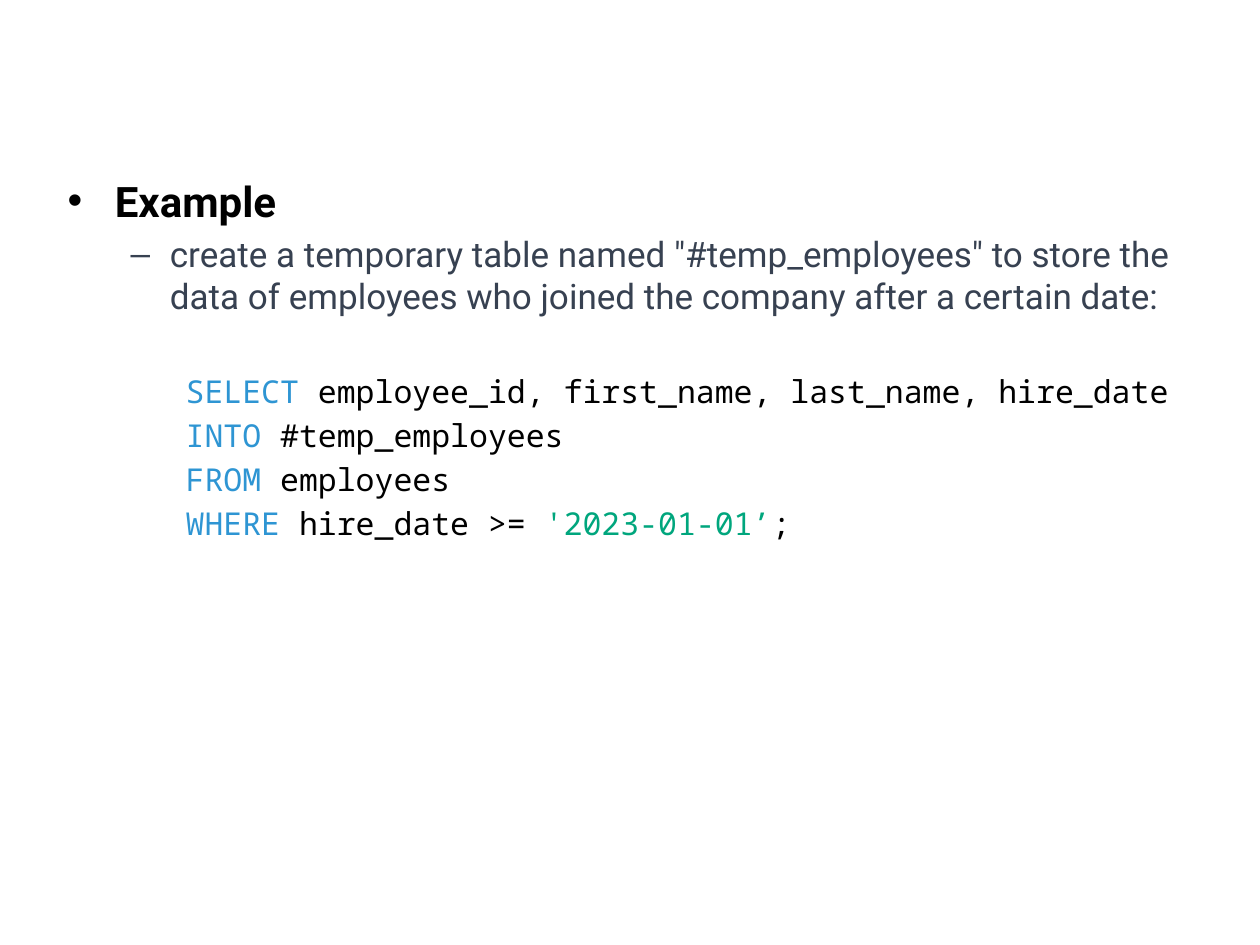
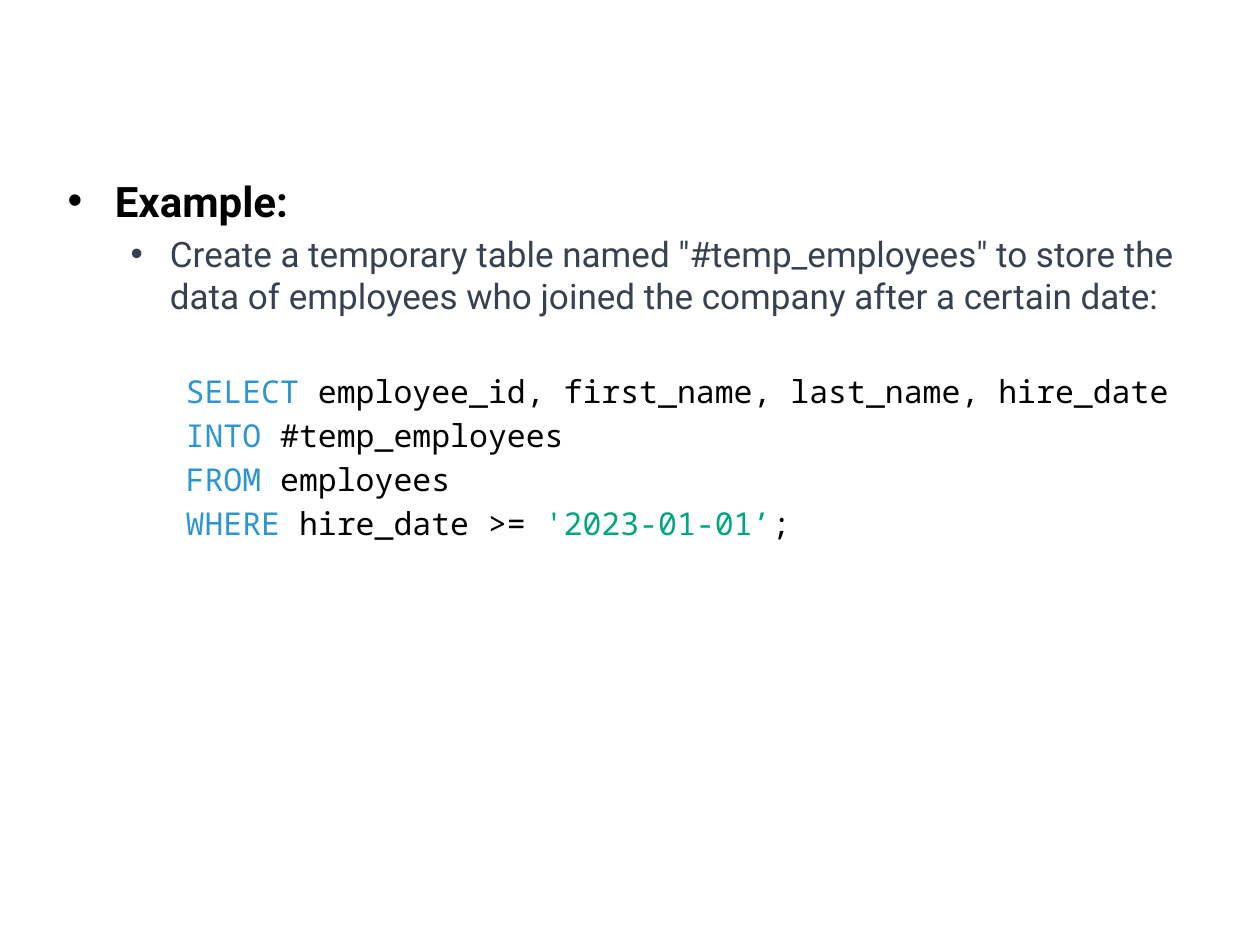
Before and after one commit to a099954/ABC-Program, a slide deck: slide 17 of SQL/Day 5 Temp Tables/Temp Tables SQL.pptx (slide 9 before the commit). Drawn at 1260x945 pixels with LibreOffice and Linux fonts; fonts in the diff are those of the drawing; background and template pictures are left out. Boxes give left, top, right and bottom in pixels: in the first picture for what was removed or moved away, otherwise in the second. Text is boxed around its words. In the diff, an @@ line names an element or a change of style, - is before the commit and + after.

```diff
--- a/SQL/Day 5 Temp Tables/Temp Tables SQL.pptx
+++ b/SQL/Day 5 Temp Tables/Temp Tables SQL.pptx
@@ text at (115, 185, 1173, 317): text changed @@
-• Example
-  – create a temporary table named "#temp_employees" to store the data of employees who joined the company after a certain date:
+• Example:
+  • Create a temporary table named "#temp_employees" to store the data of employees who joined the company after a certain date:
```
Also in this commit, not shown: 12 other slides changed, 9 slides added, 1 slide removed, 6 other files.
